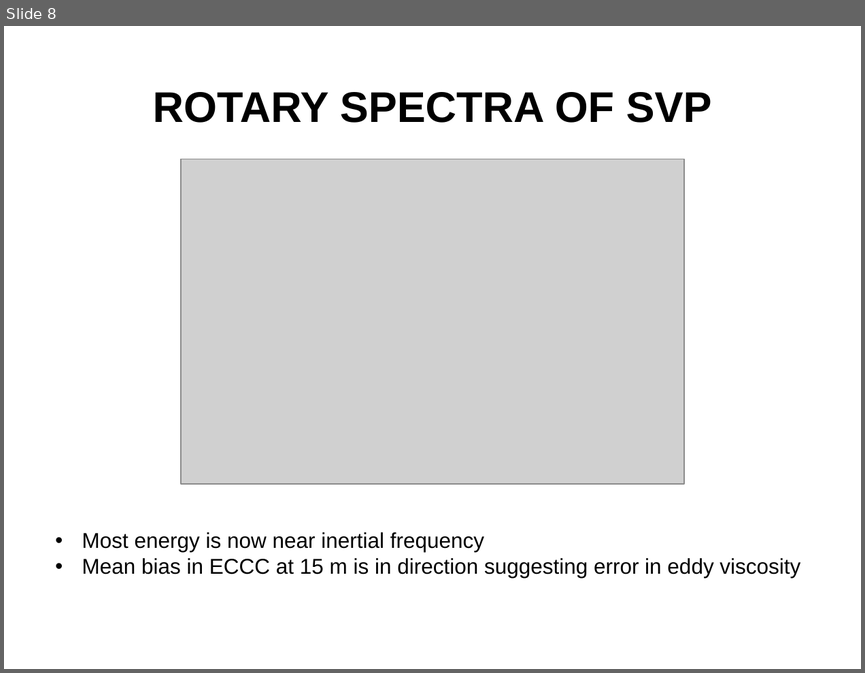
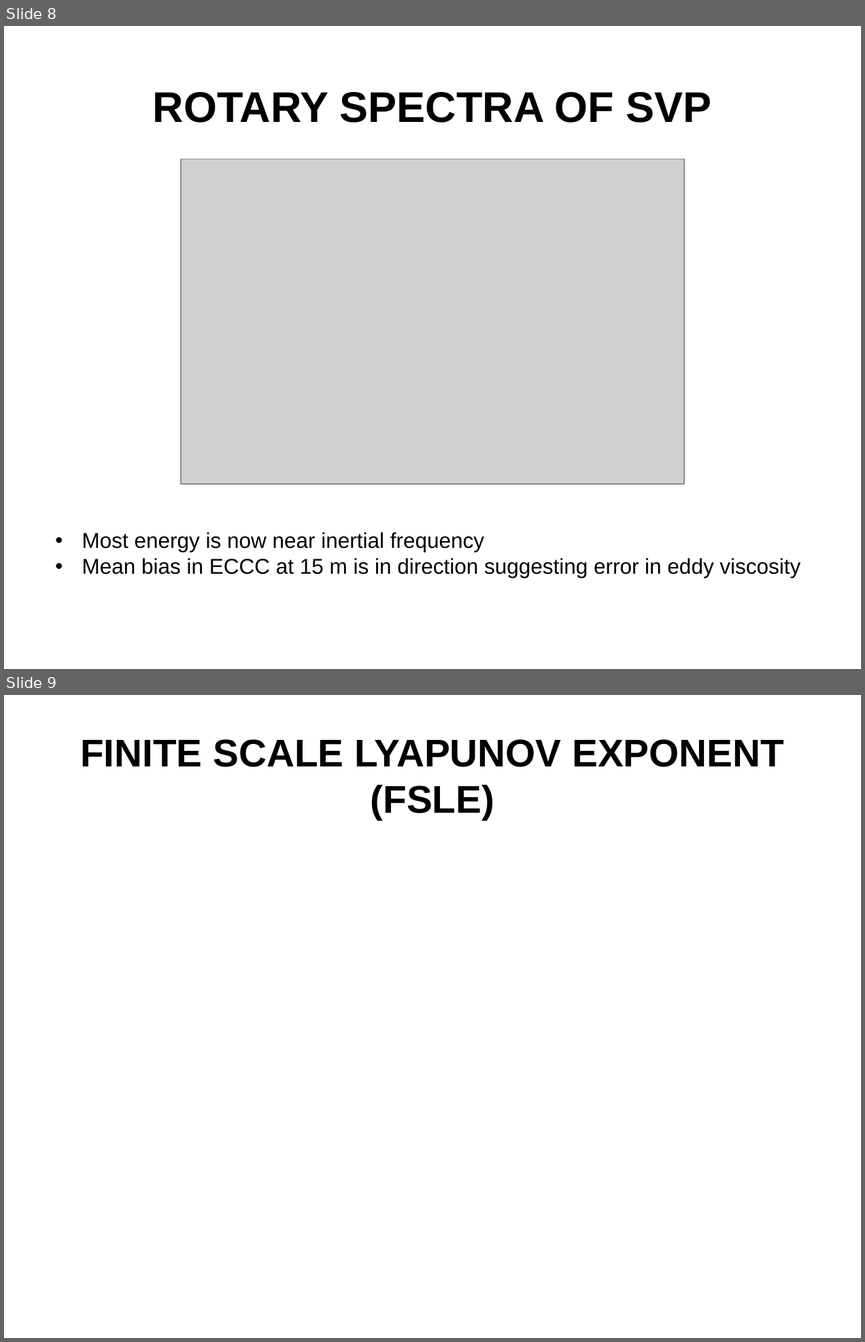
Before and after one commit to nsoontie/velocity-error, a slide deck: presentations/MOI-CONCEPTS-2021/Soontiens_Sutherland_drift_DFO-MOI.pptx. Shown one above the other, each under a label of ours: slide 8 before the commit, slides 8 and 9 after it. The pictures are 865x673 and 865x1342 pixels, drawn with LibreOffice and Linux fonts; fonts in the diff are those of the drawing; grey boxes stand for pictures; background and template pictures are left out. Boxes give left, top, right and bottom in pixels: in the first picture for what was removed or moved away, otherwise in the second. Text is boxed around its words. In the diff, an @@ line names an element or a change of style, - is before the commit and + after.

```diff
--- a/presentations/MOI-CONCEPTS-2021/Soontiens_Sutherland_drift_DFO-MOI.pptx
+++ b/presentations/MOI-CONCEPTS-2021/Soontiens_Sutherland_drift_DFO-MOI.pptx
@@ slide 9 added at (4, 695, 861, 1338), background picture (left out) @@
@@ title added at (80, 739, 784, 819), 32.4 pt, text #000000, bold @@
+FINITE SCALE LYAPUNOV EXPONENT (FSLE)
```
Also in this commit, not shown: 1 slide changed, 7 other slides added, 1 slide removed.
